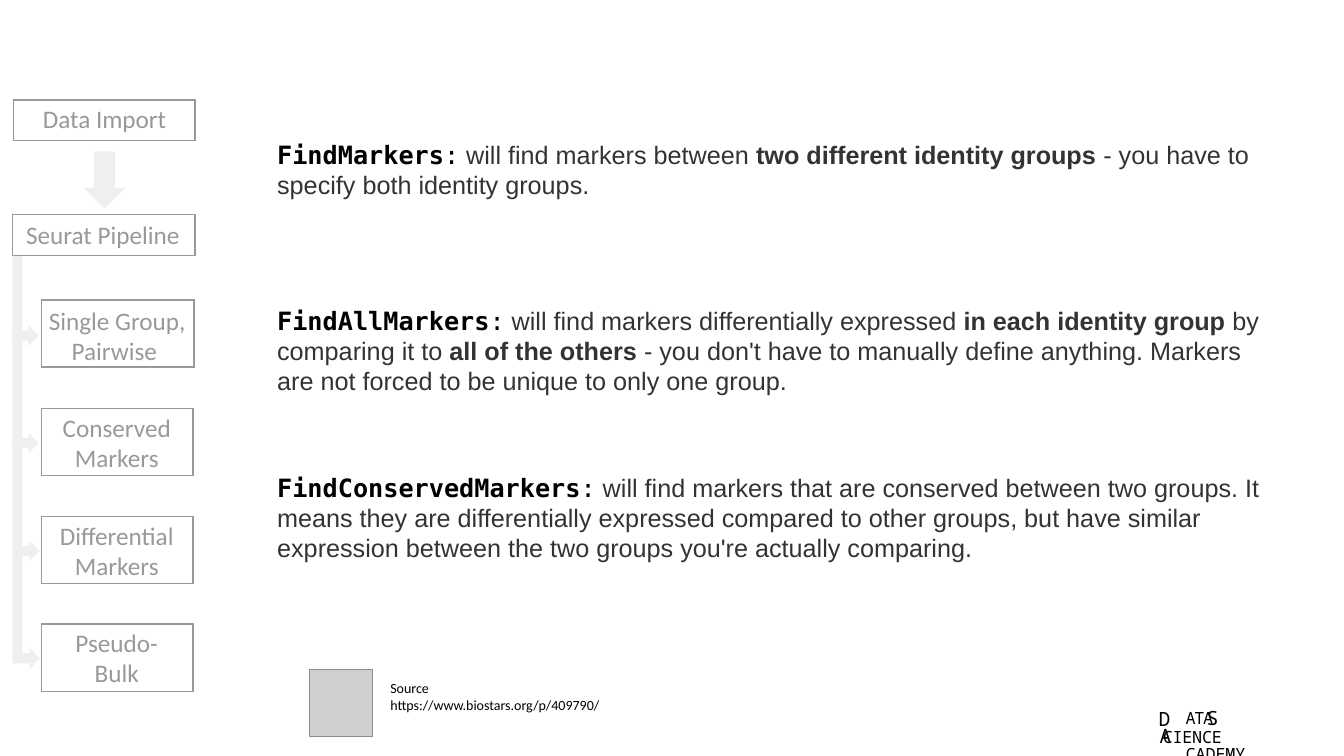
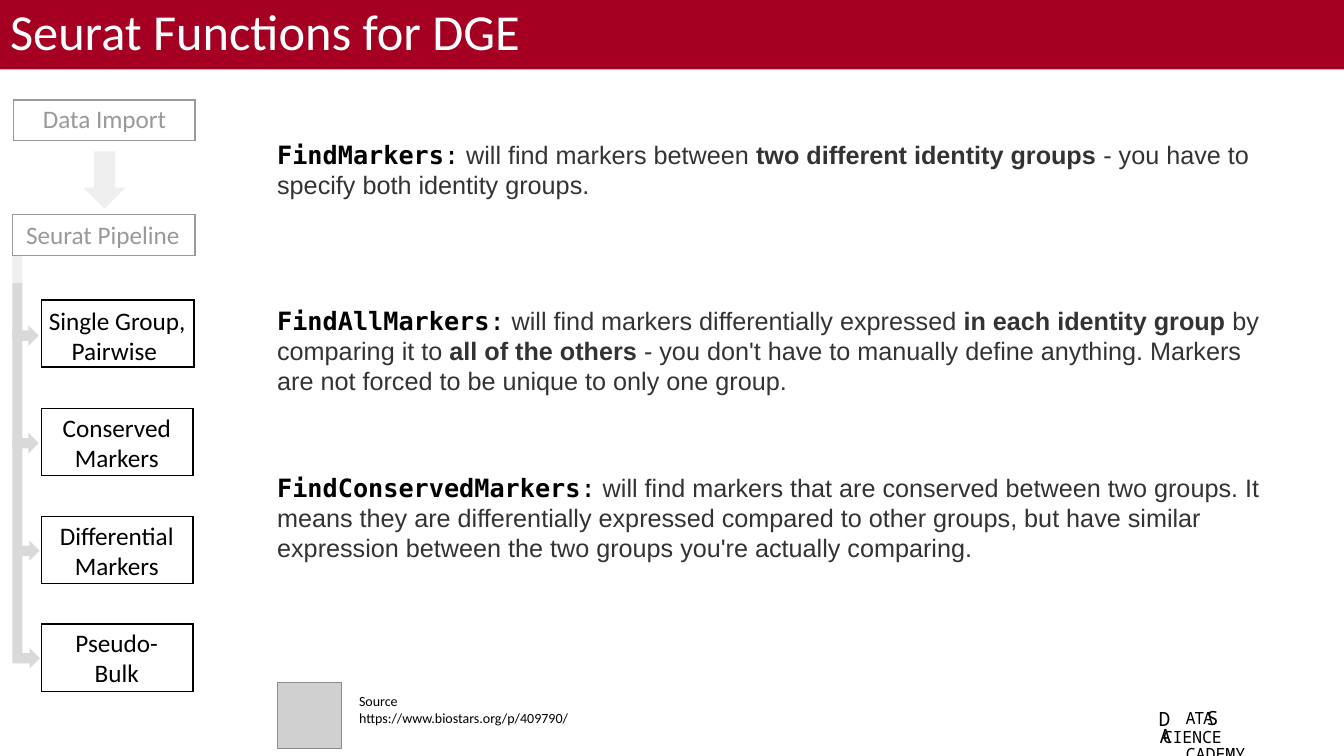
Before and after one commit to bacorli2/scrna_workshop, a slide deck: slide 10 of M5_Seurat_DGE_and_Exploratory/M5_Seurat_DGE_Exploratory.pptx. Drawn at 1344x756 pixels with LibreOffice and Linux fonts; fonts in the diff are those of the drawing; grey boxes stand for pictures; background and template pictures are left out. Boxes give left, top, right and bottom in pixels: in the first picture for what was removed or moved away, otherwise in the second. Text is boxed around its words. In the diff, an @@ line names an element or a change of style, - is before the commit and + after.

```diff
--- a/M5_Seurat_DGE_and_Exploratory/M5_Seurat_DGE_Exploratory.pptx
+++ b/M5_Seurat_DGE_and_Exploratory/M5_Seurat_DGE_Exploratory.pptx
@@ title added at (0,0,1344,70), fill #A50021, 36 pt, text #FFFFFF @@
+Seurat Functions for DGE
@@ rectangle: place and size @@
-rectangle at (0,85,209,719)
+rectangle at (0,85,209,283)
@@ picture: place and size @@
-picture at (310,669,373,736)
+picture at (278,683,342,749)
@@ text "Source": place and size @@
-text "Source" at (390,684,599,713)
+text "Source" at (359,697,568,726)
```
Also in this commit, not shown: 14 other slides changed, 2 other files.
